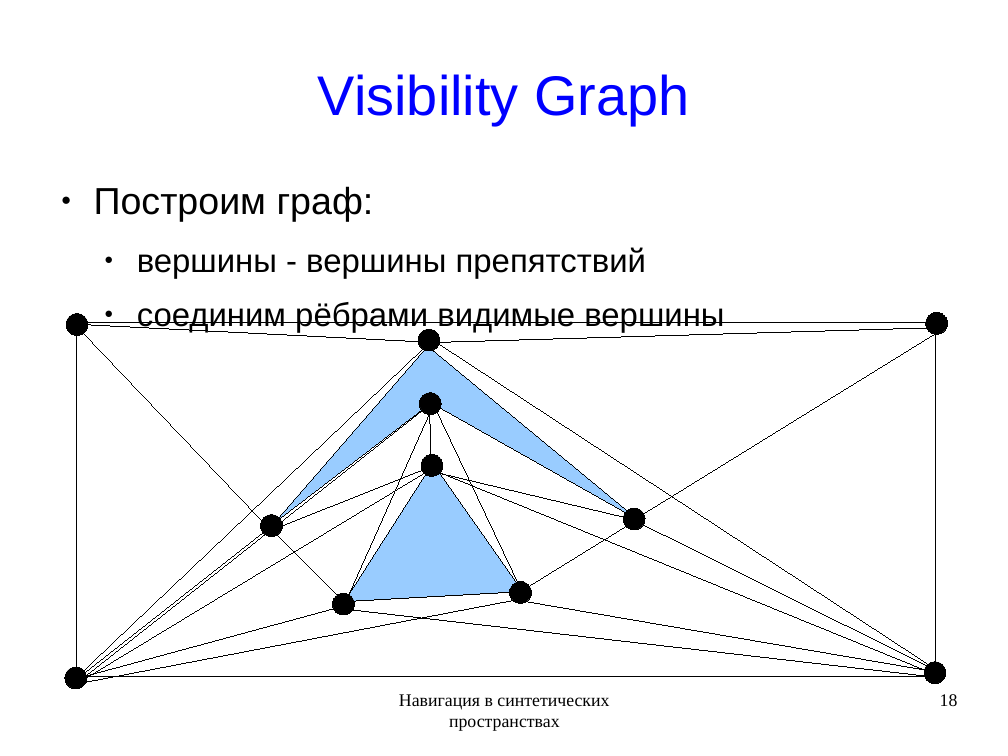
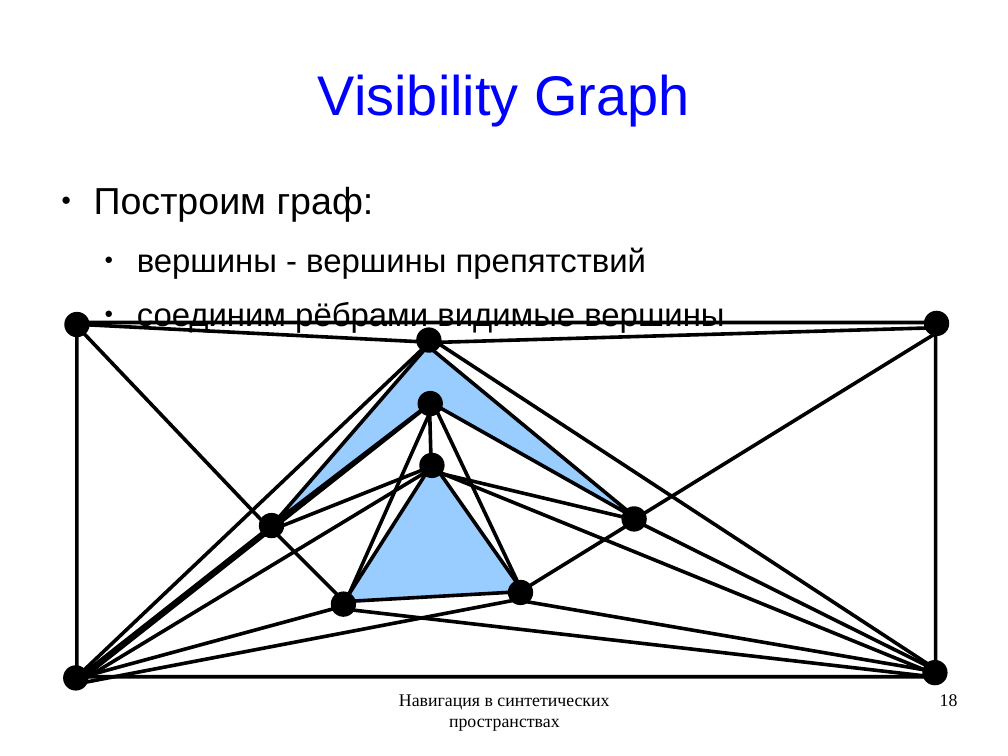
Before and after one commit to rutsky/semester09, a slide deck: slide 18 of Artificial_intelligence/Navigation_in_synthetic_space/50572_Rutsky_Navigation_in_synthetic_space.odp. Drawn at 1008x756 pixels with LibreOffice and Linux fonts; fonts in the diff are those of the drawing. Boxes give left, top, right and bottom in pixels: in the first picture for what was removed or moved away, otherwise in the second. Text is boxed around its words. In the diff, an @@ line names an element or a change of style, - is before the commit and + after.

```diff
--- a/Artificial_intelligence/Navigation_in_synthetic_space/50572_Rutsky_Navigation_in_synthetic_space.odp
+++ b/Artificial_intelligence/Navigation_in_synthetic_space/50572_Rutsky_Navigation_in_synthetic_space.odp
@@ line (269, 528) - (73, 323): stroke #000000 0 pt to #000000 2.83 pt @@
@@ line (75, 325) - (436, 343): stroke #000000 0 pt to #000000 2.83 pt @@
@@ line (431, 343) - (943, 327): stroke #000000 0 pt to #000000 2.83 pt @@
@@ line (943, 329) - (637, 518): stroke #000000 0 pt to #000000 2.83 pt @@
@@ line (75, 679) - (433, 339): stroke #000000 0 pt to #000000 2.83 pt @@
@@ line (430, 338) - (943, 673): stroke #000000 0 pt to #000000 2.83 pt @@
@@ line (80, 681) - (428, 406): stroke #000000 0 pt to #000000 2.83 pt @@
@@ line (344, 606) - (433, 406): stroke #000000 0 pt to #000000 2.83 pt @@
@@ line (431, 463) - (430, 402): stroke #000000 0 pt to #000000 2.83 pt @@
@@ line (434, 406) - (523, 594): stroke #000000 0 pt to #000000 2.83 pt @@
@@ line (77, 683) - (433, 468): stroke #000000 0 pt to #000000 2.83 pt @@
@@ line (428, 468) - (273, 530): stroke #000000 0 pt to #000000 2.83 pt @@
@@ outline #000000 0 pt to #000000 2.83 pt in 14 elements at bbox=[274, 346, 638, 523], bbox=[344, 463, 523, 602], bbox=[73, 319, 936, 677], bbox=[66, 314, 88, 336], bbox=[261, 515, 283, 537], bbox=[418, 329, 440, 351], bbox=[420, 392, 442, 414], bbox=[624, 509, 646, 531], bbox=[926, 313, 948, 335], bbox=[925, 662, 947, 684], bbox=[509, 582, 531, 604], bbox=[333, 594, 355, 616], bbox=[65, 667, 87, 689], bbox=[422, 455, 444, 477] @@
@@ line (642, 521) - (431, 471): stroke #000000 0 pt to #000000 2.83 pt @@
@@ line (938, 675) - (433, 470): stroke #000000 0 pt to #000000 2.83 pt @@
@@ line (75, 681) - (271, 527): stroke #000000 0 pt to #000000 2.83 pt @@
@@ line (271, 528) - (348, 606): stroke #000000 0 pt to #000000 2.83 pt @@
@@ line (523, 590) - (637, 520): stroke #000000 0 pt to #000000 2.83 pt @@
@@ line (634, 520) - (933, 669): stroke #000000 0 pt to #000000 2.83 pt @@
@@ line (70, 685) - (525, 598): stroke #000000 0 pt to #000000 2.83 pt @@
@@ line (348, 606) - (77, 679): stroke #000000 0 pt to #000000 2.83 pt @@
@@ line (933, 677) - (338, 608): stroke #000000 0 pt to #000000 2.83 pt @@
@@ line (936, 672) - (517, 600): stroke #000000 0 pt to #000000 2.83 pt @@
```
Also in this commit, not shown: 7 other slides changed, 2 other files.
